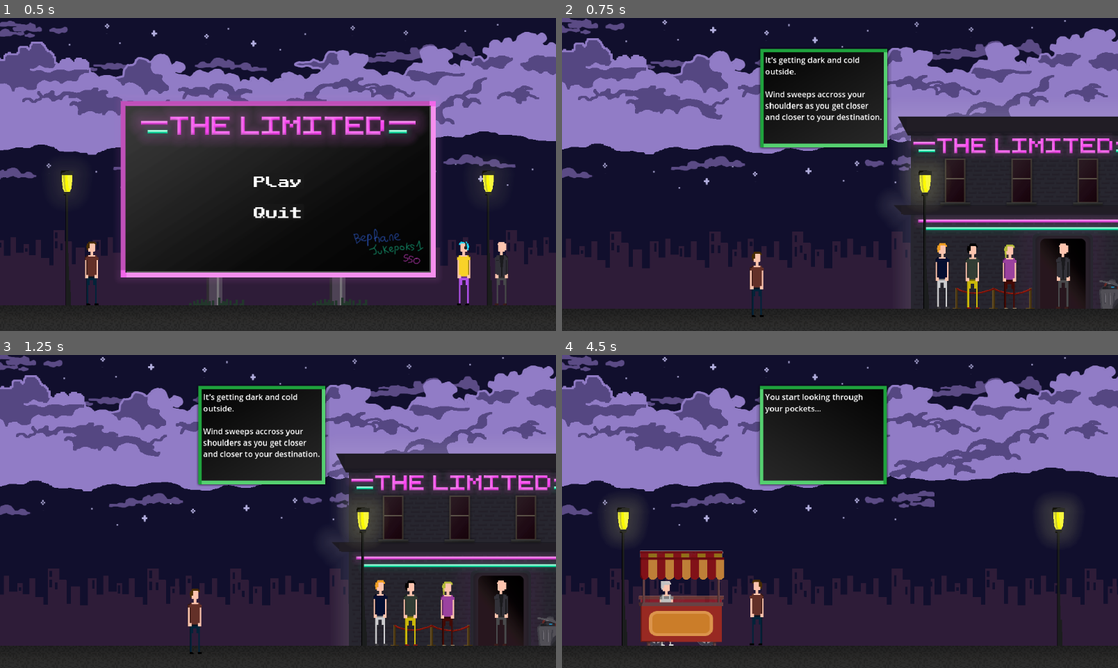
Above: before the commit, frames 1-4 (two rows, left to right).
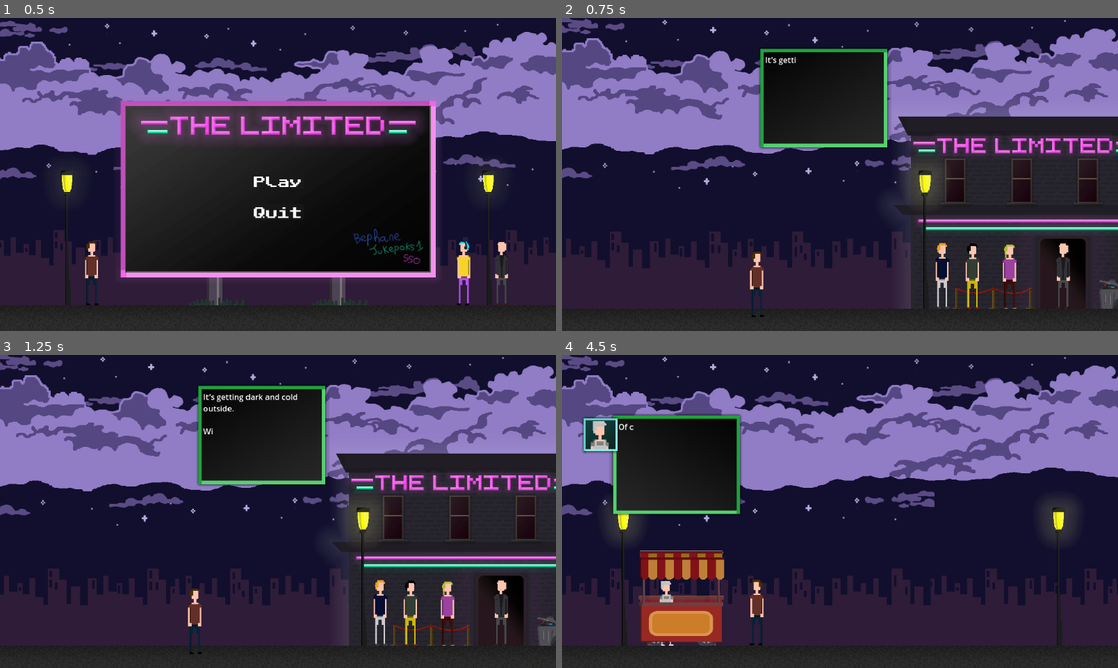
Above: after the commit, the same moments.

Repository: LudumSJB/The-Limited
Game: Godot game, scene res://scenes/MainMenu.tscn
The game is run twice, just before and just after one commit, with the same random seed, the same clock (stepped at 60 frames per second) and the same inputs.
Inputs:
- Up to frame 1 (0.5 s): no input
- Up to frame 2 (0.75 s): click "Play" at 0.5 s
- Up to frame 3 (1.25 s): no input
- Up to frame 4 (4.5 s): tap Enter (ui_accept) at 1.25, 1.52, 2, 2.27, 3.5, 3.77 s; hold D (right) 1.28-2.78 s; tap Space (action_button) at 1.35, 2.1, 3.05, 3.6, 4.35 s; hold A (left) 2.78-3.53 s; tap N (next_level) at 2.85 s; hold D (right) from 3.53 s (still down)

Frame 1 is identical in both runs. In frame 2, 0.8% of the frame differs, in the area x 36-58%, y 12-34%; in frame 3, 0.6%; in frame 4, 14%, in the area x 3-59%, y 9-52%.

Commit message:
render each character at a time to the dialog

Diff:
--- a/scripts/dialog_system.gd
+++ b/scripts/dialog_system.gd
@@ -33,8 +33,12 @@
 var close_dialog_after_dialog_close: bool = false
 var play_minigame_after_dialog_close: bool = false
 
-var timeout_press_time = 0.2
+const timeout_press_time = 0.2
 var timeout_press = 0
+
+var text_to_write: String = ""
+const timeout_write_character_step: float = 0.01
+var write_character_time: float = 0
 
 var root: Node
 
@@ -56,24 +60,32 @@
 		timeout_press -= delta
 	if is_active:
 		if timeout_press <= 0 && Input.is_action_just_released("action_button"):
-			print("action_button pressed")
-			if change_scene_after_dialog_close:
-				print("change_scene_after_dialog_close")
-				root.emit_signal("change_to_next_scene")
-				change_scene_after_dialog_close = false
-				return
-			if close_dialog_after_dialog_close:
-				print("close_dialog_after_dialog_close")
-				hideText()
-				close_dialog_after_dialog_close = false
-				return
-			if play_minigame_after_dialog_close:
-				print("play_minigame_after_dialog_close")
-				hideText()
-				startMinigame()
-				play_minigame_after_dialog_close = false
-				return
-			nextText()
+#			print("action_button pressed")
+			if text_to_write.length() == 0:
+				if change_scene_after_dialog_close:
+#					print("change_scene_after_dialog_close")
+					root.emit_signal("change_to_next_scene")
+					change_scene_after_dialog_close = false
+					return
+				if close_dialog_after_dialog_close:
+#					print("close_dialog_after_dialog_close")
+					hideText()
+					close_dialog_after_dialog_close = false
+					return
+				if play_minigame_after_dialog_close:
+#					print("play_minigame_after_dialog_close")
+					hideText()
+					startMinigame()
+					play_minigame_after_dialog_close = false
+					return
+			if text_to_write.length() > 0:
+				writeAllCharacters()
+			else:
+				nextText()
+		if write_character_time <= 0 && text_to_write.length() > 0:
+			writeCharacter()
+		if write_character_time > 0:
+			write_character_time -= delta
 
 func startMinigame():
 	var level = get_node("..")
@@ -90,7 +102,7 @@
 
 func nextText():
 	timeout_press = timeout_press_time
-	print("nextText")
+#	print("nextText")
 	current_dialog += 1
 	if current_dialog < dialogs.size():
 		showText(dialogs[current_dialog])
@@ -99,13 +111,45 @@
 	sprite_2d.visible = false
 	is_active = false
 
+func writeAllCharacters():
+	rich_text_label.append_text(text_to_write)
+	text_to_write = ""
+
+func getParamString(textToW: String) -> String:
+	var i = 1
+	# get next characters if we have param here
+	while textToW[textToW.length()-1] != "]":
+		textToW = textToW + text_to_write[i]
+		i += 1
+	# get param fully to the end
+	var param = textToW.substr(1, textToW.length()-2)
+	if param.contains("="):
+		param = param.substr(0, param.find("="))
+#	print("param: '", param, "'")
+	while textToW.count(param) < 2:
+		textToW = textToW + text_to_write[i]
+		i += 1
+	while !textToW.ends_with("]"):
+		textToW = textToW + text_to_write[i] # add the last "]"
+		i += 1
+#	print("textToW: '", textToW, "'")
+	return textToW
+
+func writeCharacter():
+	var textToWrite: String = text_to_write[0]
+	if textToWrite == "[":
+		textToWrite = getParamString(textToWrite)
+	text_to_write = text_to_write.substr(textToWrite.length(), text_to_write.length())
+	rich_text_label.append_text(textToWrite)
+	write_character_time = timeout_write_character_step
+
 func showText(dialog):
 	is_active = true
 	# show new text in dialog
 	sprite_2d.visible = true
 	rich_text_label.clear()
-	rich_text_label.append_text(dialog.text)
-
+	text_to_write = dialog.text
+	writeCharacter()
 	# move dialog box position
 	if dialog.has("dialog_position"):
 		if dialog.dialog_position == 0:
@@ -140,5 +184,5 @@
 				print("no sound set!")
 				return
 			var sound = sounds[dialog.sound]
-			print("playing sound: ", sound.name)
+#			print("playing sound: ", sound.name)
 			sound.play()
